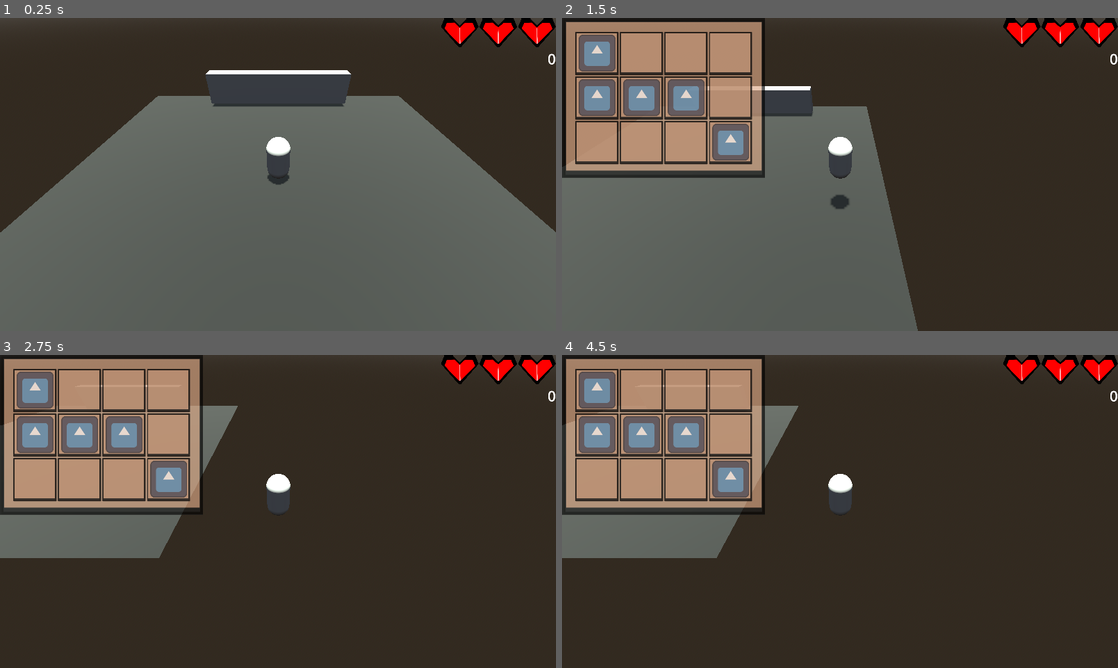
Above: before the commit, frames 1-4 (two rows, left to right).
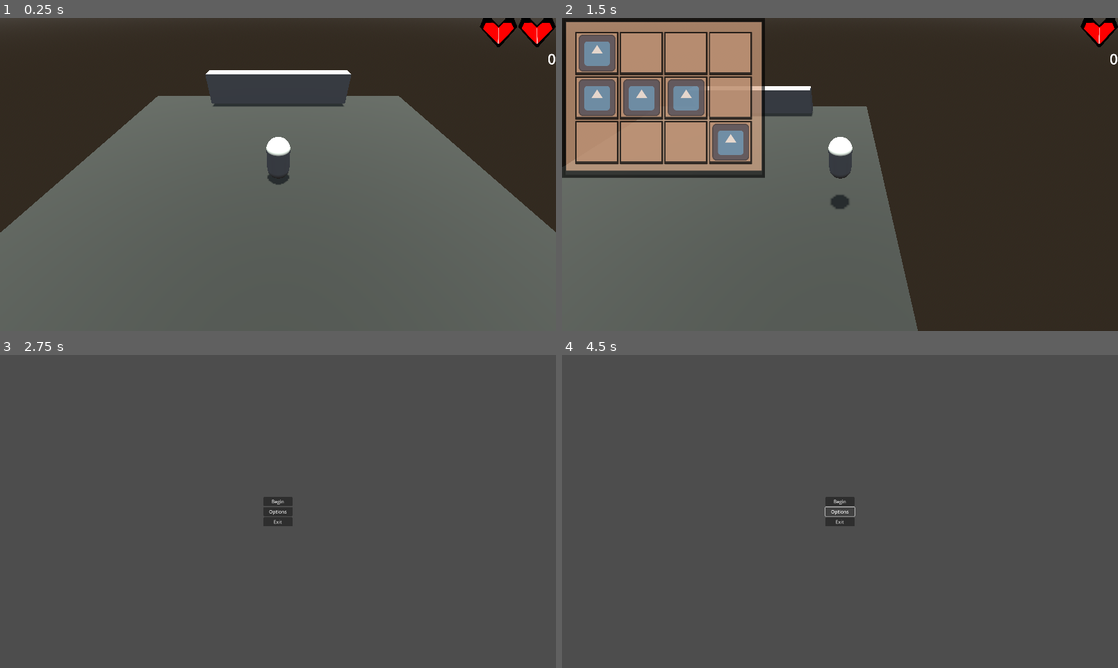
Above: after the commit, the same moments.

Repository: Alexoga9/3D3HJam
Game: Godot game, scene res://Nodes/Piso.tscn
Same seed, same stepped clock (60 frames per second), same inputs: the game is played once before the commit and once after it. The engine's default icon, where the game draws it, is replaced by a stand-in: a white triangle on a blue panel in a dark square.
Inputs (mouse positions are in pixels of both pictures, inside the frame that each line leads up to):
- Up to frame 1 (0.25 s): no input
- Up to frame 2 (1.5 s): hold D (derecha) 0.53-1.28 s; tap Z (z, bound only after the commit) at 0.6 s; tap Space (salto) at 0.77 s; hold S (abajo) from 1.28 s (still down); tap Tab (tab) at 1.35 s
- Up to frame 3 (2.75 s): tap Space (salto) at 1.52 s; tap Z (z, bound only after the commit) at 1.55, 2.1 s; release S (abajo) at 2.03 s; hold D (derecha) from 2.03 s (still down)
- Up to frame 4 (4.5 s): release D (derecha) at 2.75 s; click (840, 502) at 2.75 s, where only the run after the commit has a clickable "Begin"; click (840, 502) at 3.5 s, where only the run after the commit has a clickable "Begin"; click (840, 511) at 4.25 s, where only the run after the commit has a clickable "Options"

The runs differ from the first frame. In frame 1, 0.4% of the frame differs, in the area x 79-93%, y 0-10%; in frame 2, 0.8%; in frame 3, 96%; in frame 4, 96%, in the area x 0-100%, y 0-100%.
Error after the commit: Invalid access to property or key 'position' on a base object of type 'null instance'. (res://Scripts/enemigo/enemigo.gd:10)

Commit message:
Subida final
Abandono del proyecto porque se le acabo el tiempo a la jam y pues realmente quisimos abarcar más de lo que podía masticar.... no se monten tremendo proyecto para codearlo en un fin de semana banda

Diff:
--- a/Nodes/Enemigos/enemigo.tscn
+++ b/Nodes/Enemigos/enemigo.tscn
@@ -6,26 +6,15 @@
 
 [sub_resource type="SphereMesh" id="SphereMesh_e37si"]
 
-[sub_resource type="CapsuleShape3D" id="CapsuleShape3D_es7b3"]
-radius = 0.091791
-height = 0.183582
+[node name="Enemigo" type="Area3D" groups=["Enemigo"]]
+script = ExtResource("1_qp40m")
+velocidad = 5
 
-[node name="CharacterBody3D" type="CharacterBody3D"]
-collision_layer = 0
-collision_mask = 0
-script = ExtResource("1_qp40m")
-velocidad = 100
-
-[node name="Enemigo" type="Area3D" parent="." groups=["Enemigo"]]
-
-[node name="CollisionShape3D" type="CollisionShape3D" parent="Enemigo"]
+[node name="CollisionShape3D" type="CollisionShape3D" parent="."]
 shape = SubResource("BoxShape3D_knq2w")
 
-[node name="MeshInstance3D" type="MeshInstance3D" parent="Enemigo"]
+[node name="MeshInstance3D" type="MeshInstance3D" parent="."]
 transform = Transform3D(0.999991, -0.0035196, 0.00219567, 0.00352381, 0.999992, -0.00192007, -0.00218891, 0.00192777, 0.999996, 0, 0, 0)
 mesh = SubResource("SphereMesh_e37si")
 
-[node name="CollisionShape3D" type="CollisionShape3D" parent="."]
-shape = SubResource("CapsuleShape3D_es7b3")
-
-[connection signal="body_entered" from="Enemigo" to="." method="jugador_entra"]
+[connection signal="body_entered" from="." to="." method="jugador_entra"]
--- a/Nodes/Piso.tscn
+++ b/Nodes/Piso.tscn
@@ -1,10 +1,11 @@
-[gd_scene load_steps=11 format=3 uid="uid://cb2wsulfok1xm"]
+[gd_scene load_steps=12 format=3 uid="uid://cb2wsulfok1xm"]
 
 [ext_resource type="PackedScene" uid="uid://ratdr4d362uo" path="res://Nodes/personaje.tscn" id="1_t3ne5"]
 [ext_resource type="PackedScene" uid="uid://dr1gtr3h7x1pm" path="res://Nodes/UI/ui.tscn" id="2_haoof"]
 [ext_resource type="PackedScene" uid="uid://cofrf78pdk75a" path="res://Nodes/Comercio/area_comercio.tscn" id="2_snnwc"]
 [ext_resource type="PackedScene" uid="uid://by6tlkbm2ld8s" path="res://Nodes/Sistemas/ciclo_dia_noche.tscn" id="3_4tok7"]
 [ext_resource type="PackedScene" uid="uid://5fj2dt3wclcw" path="res://Nodes/Enemigos/enemigo.tscn" id="5_k5p68"]
+[ext_resource type="PackedScene" uid="uid://ctn2i8f8i2h8f" path="res://Nodes/spawner.tscn" id="6_8ikkr"]
 
 [sub_resource type="WorldBoundaryShape3D" id="WorldBoundaryShape3D_yplxu"]
 
@@ -60,3 +61,6 @@
 [node name="MeshInstance3D" type="MeshInstance3D" parent="Pared/CollisionShape3D"]
 transform = Transform3D(1, 0, 0, 0, 2, 0, 0, 0, 10, 0, 0, 0)
 mesh = SubResource("BoxMesh_l1w2c")
+
+[node name="Spawner" parent="." instance=ExtResource("6_8ikkr")]
+transform = Transform3D(1, 0, 0, 0, 1, 0, 0, 0, 1, -14, 0, 0)
--- a/Nodes/personaje.tscn
+++ b/Nodes/personaje.tscn
@@ -1,9 +1,10 @@
-[gd_scene load_steps=7 format=3 uid="uid://ratdr4d362uo"]
+[gd_scene load_steps=8 format=3 uid="uid://ratdr4d362uo"]
 
 [ext_resource type="Script" path="res://Scripts/personaje.gd" id="1_dkyx7"]
 [ext_resource type="Resource" uid="uid://cw7pwscbynb1x" path="res://Recursos/Inventario_personaje.tres" id="2_mfikh"]
 [ext_resource type="PackedScene" uid="uid://c2xuukuqt1uw6" path="res://Nodes/UI/pausa.tscn" id="2_vq5m4"]
 [ext_resource type="PackedScene" uid="uid://bjs0wcowldgf8" path="res://Nodes/inventario.tscn" id="4_ik3ts"]
+[ext_resource type="PackedScene" uid="uid://iumjp6cr680d" path="res://Scripts/ataque.tscn" id="5_tr22v"]
 
 [sub_resource type="CapsuleMesh" id="CapsuleMesh_3f2ue"]
 
@@ -41,3 +42,12 @@
 offset_bottom = 550.0
 grow_horizontal = 1
 grow_vertical = 1
+
+[node name="Ataque" parent="." instance=ExtResource("5_tr22v")]
+transform = Transform3D(3.70137, 0, 0, 0, 1, 0, 0, 0, 3.27375, -2.1833, 0, 0.0693192)
+
+[node name="Timer" type="Timer" parent="Ataque"]
+wait_time = 0.5
+one_shot = true
+
+[connection signal="timeout" from="Ataque/Timer" to="." method="ataque_timeout"]
--- /dev/null
+++ b/Nodes/spawner.tscn
@@ -0,0 +1,11 @@
+[gd_scene load_steps=2 format=3 uid="uid://ctn2i8f8i2h8f"]
+
+[ext_resource type="Script" path="res://Scripts/spawner.gd" id="1_t2pif"]
+
+[node name="Spawner" type="Node3D"]
+script = ExtResource("1_t2pif")
+
+[node name="Timer" type="Timer" parent="."]
+autostart = true
+
+[connection signal="timeout" from="Timer" to="." method="_on_timer_timeout"]
--- /dev/null
+++ b/Scripts/ataque.gd
@@ -0,0 +1,7 @@
+extends Area3D
+
+
+func enemigo_entra(area):
+	if area.name == "Enemigo":
+		area.queue_free()
+		Global.dinero +=1
--- /dev/null
+++ b/Scripts/ataque.tscn
@@ -0,0 +1,24 @@
+[gd_scene load_steps=5 format=3 uid="uid://iumjp6cr680d"]
+
+[ext_resource type="Script" path="res://Scripts/ataque.gd" id="1_m204m"]
+
+[sub_resource type="BoxShape3D" id="BoxShape3D_nuobw"]
+size = Vector3(1, 0.1, 1)
+
+[sub_resource type="StandardMaterial3D" id="StandardMaterial3D_o8c2y"]
+albedo_color = Color(0.297428, 0.359489, 0.871853, 1)
+
+[sub_resource type="QuadMesh" id="QuadMesh_mivrc"]
+material = SubResource("StandardMaterial3D_o8c2y")
+
+[node name="Ataque" type="Area3D"]
+script = ExtResource("1_m204m")
+
+[node name="CollisionShape3D" type="CollisionShape3D" parent="."]
+shape = SubResource("BoxShape3D_nuobw")
+
+[node name="MeshInstance3D" type="MeshInstance3D" parent="."]
+transform = Transform3D(1, 0, 0, 0, -4.37114e-08, 1, 0, -1, -4.37114e-08, 0, 0, 0)
+mesh = SubResource("QuadMesh_mivrc")
+
+[connection signal="area_entered" from="." to="." method="enemigo_entra"]
--- a/Scripts/enemigo/enemigo.gd
+++ b/Scripts/enemigo/enemigo.gd
@@ -1,22 +1,18 @@
-extends CharacterBody3D
+extends Area3D
 
 @export var velocidad: int
-var player_position
+var target_position: Vector3
 @onready var personaje = %Personaje
 
-# Called when the node enters the scene tree for the first time.
 func _ready():
-	pass # Replace with function body.
+	self.position = $"../Spawner".position
+func _process(delta):
+	target_position = (personaje.position - position).normalized()
 
-
-# Called every frame. 'delta' is the elapsed time since the previous frame.
-func _physics_process(_delta):
-	player_position = ((personaje.position - self.position)).normalized
-
-	if position.distance_to(personaje.position) > 3:
-		move_and_slide()
-		look_at(personaje.position)
+	if position.distance_to(personaje.position):
+		position += target_position * velocidad * delta
 
 
 func jugador_entra(_body):
 	Global.vida -= 1
+	queue_free()
--- a/Scripts/personaje.gd
+++ b/Scripts/personaje.gd
@@ -3,8 +3,14 @@
 @export var velocidad_de_movimiento: int
 @export var velocidad_salto: int
 @export var vida : int
+@onready var ataque = $Ataque
+
 
 @export var inventario : Inventario
+
+func _ready():
+	ataque.position.y = 20
+	ataque.hide()
 
 func _physics_process(delta):
 	movimiento_personaje()
@@ -16,7 +22,17 @@
 	if Input.is_action_just_pressed("salto") and is_on_floor():
 		velocity.y = velocidad_salto
 
+	if Input.is_action_just_pressed("z"):
+		ataque.position.y = 0
+		ataque.show()
+		$Ataque/Timer.start()
+
 func movimiento_personaje():
 	velocity.x = Global.get_axis().x * velocidad_de_movimiento
 	velocity.z = Global.get_axis().y * -velocidad_de_movimiento
 	move_and_slide()
+
+
+func ataque_timeout():
+	ataque.position.y = 20
+	ataque.hide()
--- /dev/null
+++ b/Scripts/spawner.gd
@@ -0,0 +1,9 @@
+extends Node3D
+
+@onready var main = get_parent()
+
+var spawn = preload("res://Nodes/Enemigos/enemigo.tscn")
+
+func _on_timer_timeout():
+	var instanciar = spawn.instantiate()
+	main.add_child(instanciar)
--- a/project.godot
+++ b/project.godot
@@ -86,3 +86,8 @@
 "events": [Object(InputEventKey,"resource_local_to_scene":false,"resource_name":"","device":-1,"window_id":0,"alt_press …(195 unchanged characters)…
 ]
 }
+z={
+"deadzone": 0.5,
+"events": [Object(InputEventKey,"resource_local_to_scene":false,"resource_name":"","device":-1,"window_id":0,"alt_pressed":false,"shift_pressed":false,"ctrl_pressed":false,"meta_pressed":false,"pressed":false,"keycode":0,"physical_keycode":90,"key_label":0,"unicode":122,"location":0,"echo":false,"script":null)
+]
+}
Not shown: 1 places in Nodes/Enemigos/enemigo.tscn that only renumber resources
